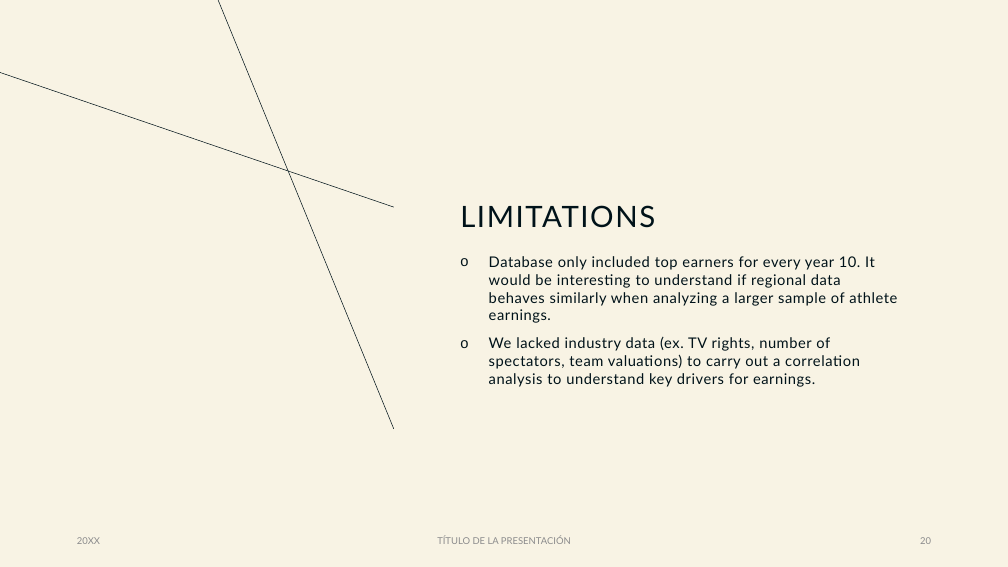
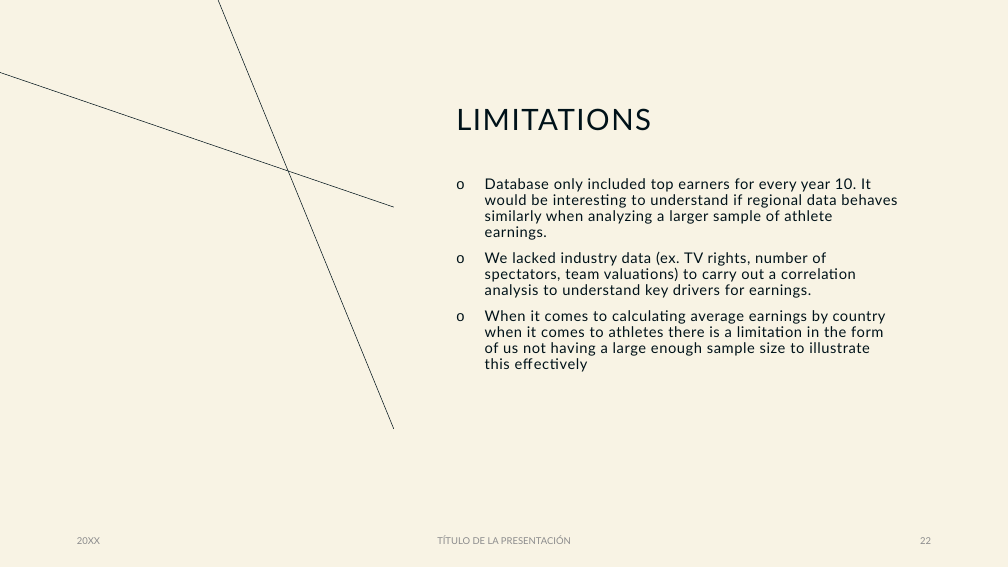
Before and after one commit to cisnerosjp/SMU-Project1-HighestPaidAthletes, a slide deck: slide 22 of Highest paying athletes.pptx (slide 20 before the commit). Drawn at 1008x567 pixels with LibreOffice and Linux fonts; fonts in the diff are those of the drawing. Boxes give left, top, right and bottom in pixels: in the first picture for what was removed or moved away, otherwise in the second. Text is boxed around its words. In the diff, an @@ line names an element or a change of style, - is before the commit and + after.

```diff
--- a/Highest paying athletes.pptx
+++ b/Highest paying athletes.pptx
@@ title "LIMITATIONS": place and size @@
-title "LIMITATIONS" at (460, 205, 655, 228)
+title "LIMITATIONS" at (456, 108, 651, 131)
@@ text "Database only included top earners ...": place and size @@
-text "Database only included top earners ..." at (489, 256, 897, 387)
+text "Database only included top earners ..." at (485, 178, 897, 372)
@@ text at (485, 178, 897, 298): line spacing 1 to 0.9 @@
@@ text at (485, 310, 886, 372): paragraph added @@
+o When it comes to calculating average earnings by country when it comes to athletes there is a limitation in the form of us not having a large enough sample size to illustrate this effectively
```
Also in this commit, not shown: 7 other slides changed, 2 slides added, 4 slides removed, 1 other file.
